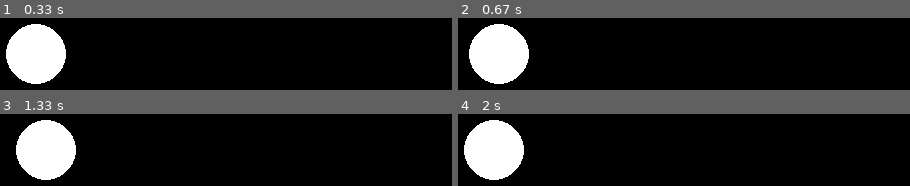
Above: before the commit, frames 1-4 (two rows, left to right).
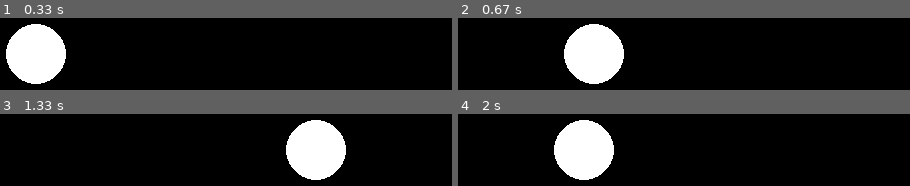
Above: after the commit, the same moments.

Repository: Chr0nometr9/pygametbs
Game: pygame game, started from lessons/less1_draw.py
Same seed, same stepped clock (60 frames per second), same inputs: the game is played once before the commit and once after it.
Inputs:
- Up to frame 1 (0.33 s): no input
- Up to frame 2 (0.67 s): hold Right from 0.33 s (still down)
- Up to frame 3 (1.33 s): release Right at 0.8 s; hold Right 0.83-1.3 s
- Up to frame 4 (2 s): hold Left 1.33-1.87 s; hold Left from 1.9 s (still down)

Frame 1 is identical in both runs. In frame 2, 17% of the frame differs, in the area x 2-37%, y 8-92%; in frame 3, 17%; in frame 4, 17%.

Commit message:
smooth moving

Diff:
--- a/lessons/less1_draw.py
+++ b/lessons/less1_draw.py
@@ -21,7 +21,9 @@
 
 clock = pygame.time.Clock() # створюємо об'єкт для взаємодії з часом
 circle_pos = [300, 300] # x, y
+circle_speed = 5
 
+move_left, move_right = False, False
 
 #Основний цикл програми
 runnig = True
@@ -31,13 +33,19 @@
             runnig = False
         if event.type == pygame.KEYDOWN:
             if event.key == pygame.K_LEFT:
-                circle_pos[0] -= 5
+                move_left = True
             if event.key == pygame.K_RIGHT:
-                circle_pos[0] += 5
-            if event.key == pygame.K_UP:
-                circle_pos[1] -= 5
-            if event.key == pygame.K_DOWN:
-                circle_pos[1] += 5
+                move_right = True
+        if event.type == pygame.KEYUP:
+            if event.key == pygame.K_LEFT:
+                move_left = False
+            if event.key == pygame.K_RIGHT:
+                move_right = False
+
+    if move_left:
+        circle_pos[0] -= circle_speed
+    if move_right:
+        circle_pos[0] += circle_speed
 
     screen.fill((0, 0, 0))
     pygame.draw.circle(screen, (255, 255, 255), circle_pos, 30)
